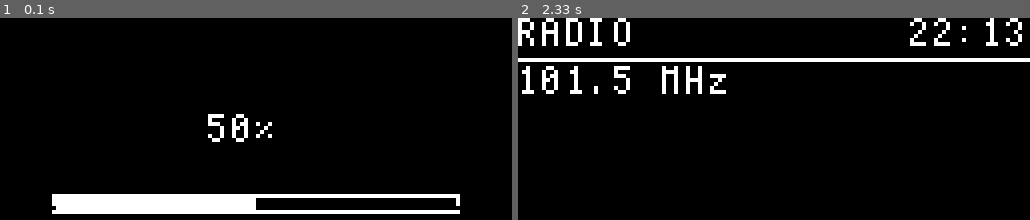
Above: before the commit, frames 1-2 (left to right).
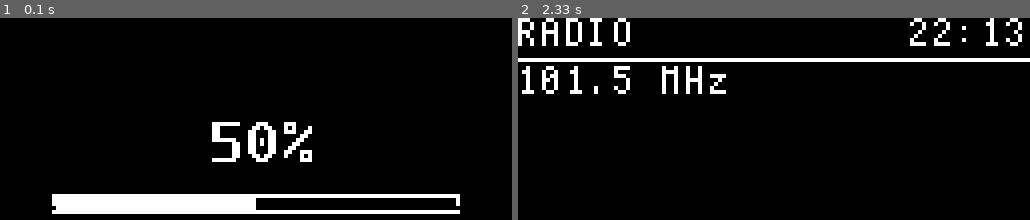
Above: after the commit, the same moments.

Repository: Jorineg/Radiowecker
Game: pygame game, started from main.py
Two runs of this game, one before a commit and one after it. Both use one fixed random seed, a clock stepped at 60 frames per second and the inputs below.
Inputs:
- Up to frame 1 (0.1 s): no input
- Up to frame 2 (2.33 s): no input

The runs differ from the first frame. In frame 1, 1.9% of the frame differs, in the area x 40-61%, y 47-72%; in frame 2, nothing differs.

Commit message:
faster buttons

Diff:
--- a/hardware.py
+++ b/hardware.py
@@ -207,7 +207,7 @@
                 self.check_gpio_buttons()
             else:
                 self.check_keyboard()
-            time.sleep(0.033)  # ~30 Hz polling rate
+            time.sleep(0.001)  # ~30 Hz polling rate
 
     def cleanup(self):
         """Cleanup GPIO and other resources"""
--- a/ui.py
+++ b/ui.py
@@ -236,7 +236,7 @@
         x = (self.display.width - text_width) // 2
         y = (self.display.height - 16) // 2
 
-        self.display.buffer.draw_text(x, y, volume_text)
+        self.display.buffer.draw_text(x, y, volume_text, size="8x16")
 
         bar_width = int((self.display.width * 0.8))
         bar_height = 4
